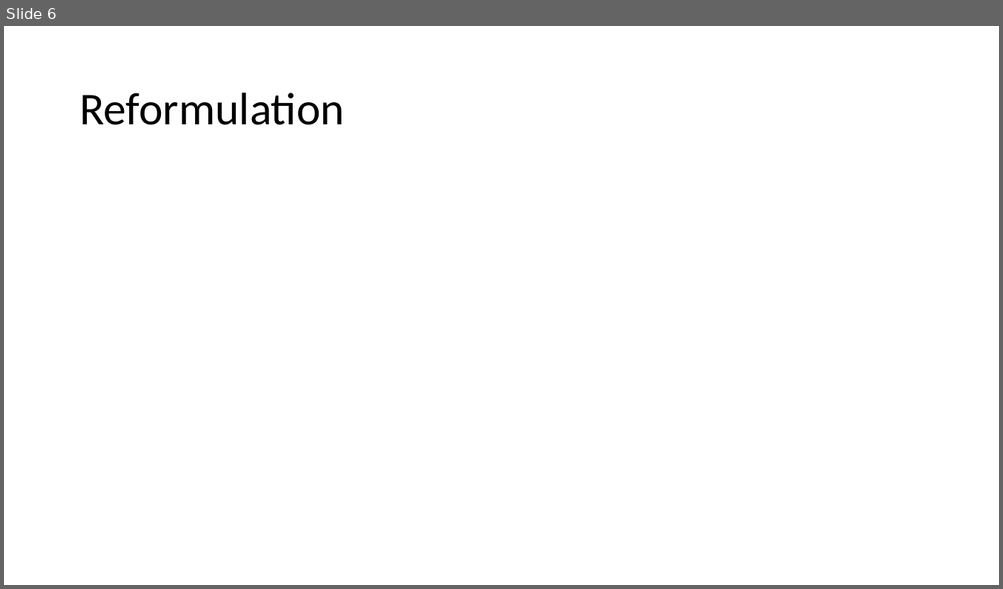
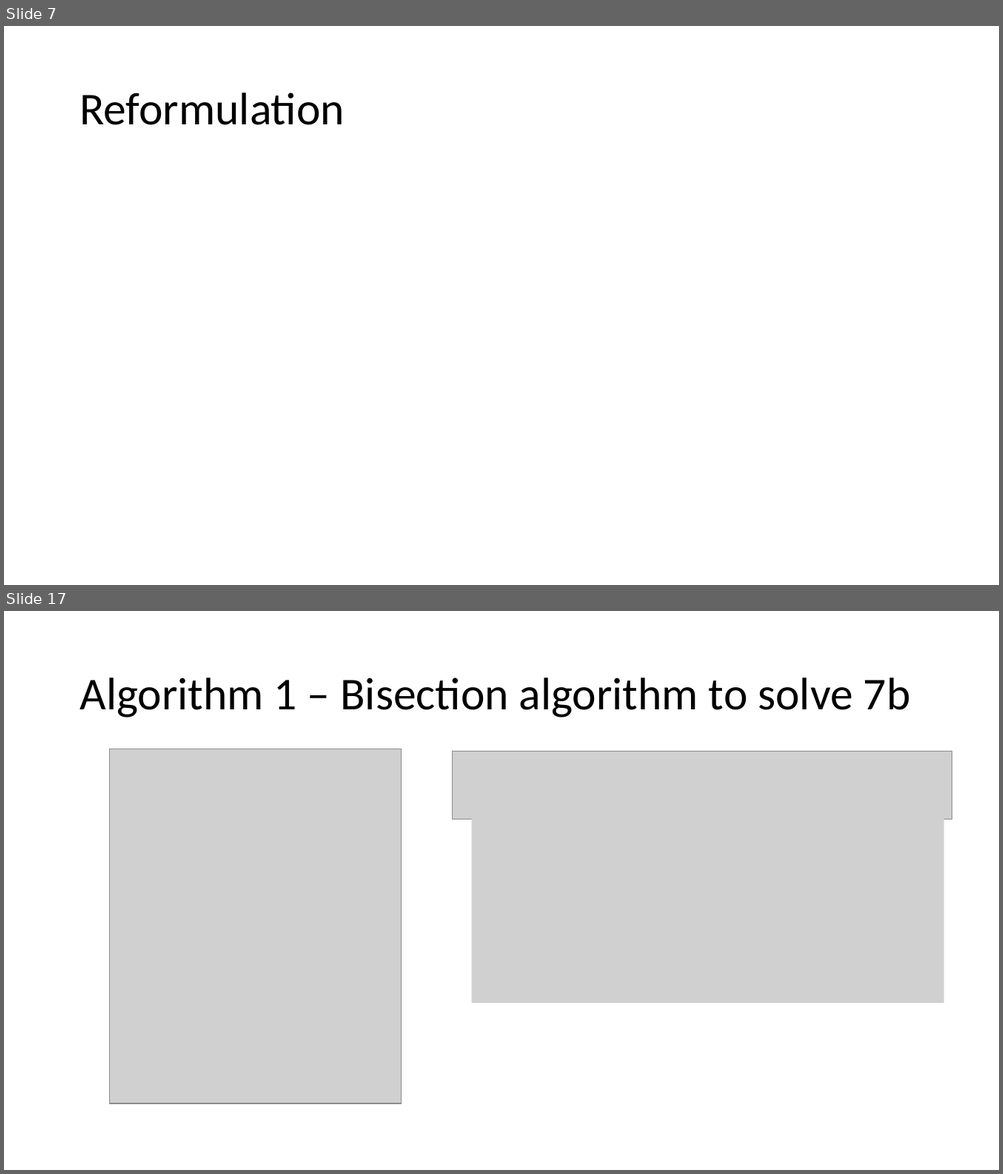
Before and after one commit to OriMeiraz/OptimizationProject, a slide deck: presentation.pptx. Shown one above the other, each under a label of ours: slide 6 before the commit, slides 7 and 17 after it; the slides between them are not shown. The pictures are 1003x589 and 1003x1174 pixels, drawn with LibreOffice and Linux fonts; fonts in the diff are those of the drawing; grey boxes stand for pictures. Boxes give left, top, right and bottom in pixels: in the first picture for what was removed or moved away, otherwise in the second. Text is boxed around its words. In the diff, an @@ line names an element or a change of style, - is before the commit and + after.

```diff
--- a/presentation.pptx
+++ b/presentation.pptx
@@ slide 17 added at <box>4,611,999,1170</box>, background #FFFFFF @@
@@ title added at <box>79,678,910,718</box>, 44 pt, text #000000 @@
+Algorithm 1 – Bisection algorithm to solve 7b
@@ picture added at <box>109,749,401,1104</box> @@
@@ picture added at <box>452,752,951,819</box> @@
@@ picture added at <box>472,819,944,1003</box> @@
@@ what was slide 6 is now slide 7 @@
```
Also in this commit, not shown: 11 other slides added.
